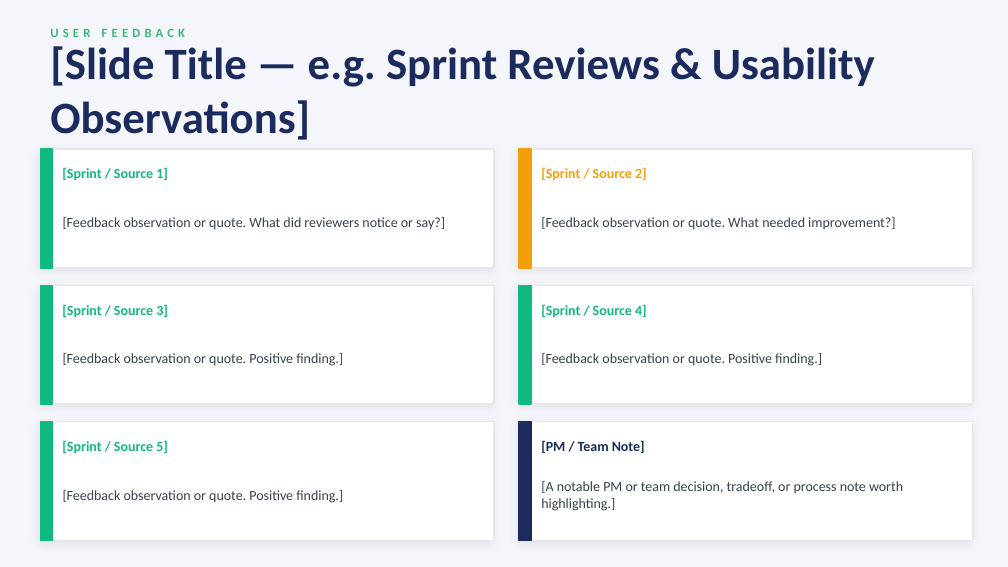
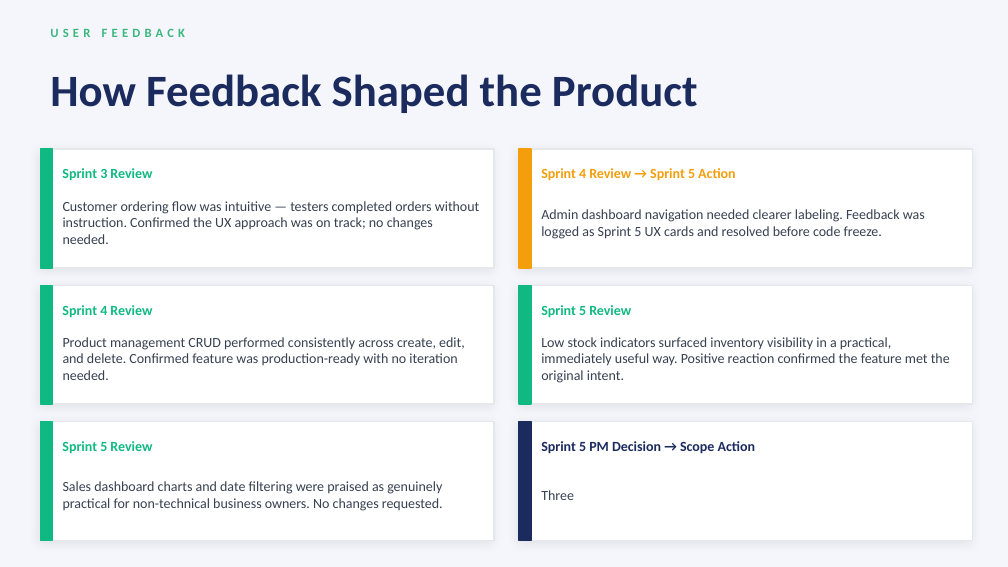
Before and after one commit to RachelMizer/ProjectOrderly, a slide deck: slide 10 of docs/Deliverables/Orderly_Slides.pptx. Drawn at 1008x567 pixels with LibreOffice and Linux fonts; fonts in the diff are those of the drawing. Boxes give left, top, right and bottom in pixels: in the first picture for what was removed or moved away, otherwise in the second. Text is boxed around its words. In the diff, an @@ line names an element or a change of style, - is before the commit and + after.

```diff
--- a/docs/Deliverables/Orderly_Slides.pptx
+++ b/docs/Deliverables/Orderly_Slides.pptx
@@ text at [50, 74, 698, 113]: text changed @@
-[Slide Title — e.g. Sprint Reviews & Usability Observations]
+How Feedback Shaped the Product
@@ text at [62, 168, 152, 181]: text changed @@
-[Sprint / Source 1]
+Sprint 3 Review
@@ text at [541, 168, 735, 181]: text changed @@
-[Sprint / Source 2]
+Sprint 4 Review → Sprint 5 Action
@@ text at [63, 201, 480, 244]: text changed @@
-[Feedback observation or quote. What did reviewers notice or say?]
+Customer ordering flow was intuitive — testers completed orders without instruction. Confirmed the UX approach was on track; no changes needed.
@@ text at [541, 209, 925, 239]: text changed @@
-[Feedback observation or quote. What needed improvement?]
+Admin dashboard navigation needed clearer labeling. Feedback was logged as Sprint 5 UX cards and resolved before code freeze.
@@ text at [62, 305, 152, 318]: text changed @@
-[Sprint / Source 3]
+Sprint 4 Review
@@ text at [541, 305, 631, 318]: text changed @@
-[Sprint / Source 4]
+Sprint 5 Review
@@ text at [63, 337, 465, 380]: text changed @@
-[Feedback observation or quote. Positive finding.]
+Product management CRUD performed consistently across create, edit, and delete. Confirmed feature was production-ready with no iteration needed.
@@ text at [541, 337, 950, 383]: text changed @@
-[Feedback observation or quote. Positive finding.]
+Low stock indicators surfaced inventory visibility in a practical, immediately useful way. Positive reaction confirmed the feature met the original intent.
@@ text at [62, 441, 152, 454]: text changed @@
-[Sprint / Source 5]
+Sprint 5 Review
@@ text at [541, 441, 755, 454]: text changed @@
-[PM / Team Note]
+Sprint 5 PM Decision → Scope Action
@@ text at [63, 481, 443, 511]: text changed @@
-[Feedback observation or quote. Positive finding.]
+Sales dashboard charts and date filtering were praised as genuinely practical for non-technical business owners. No changes requested.
@@ text at [541, 490, 574, 500]: text changed @@
-[A notable PM or team decision, tradeoff, or process note worth highlighting.]
+Three
```
Also in this commit, not shown: 6 other slides changed, 6 slides added, 6 slides removed.
